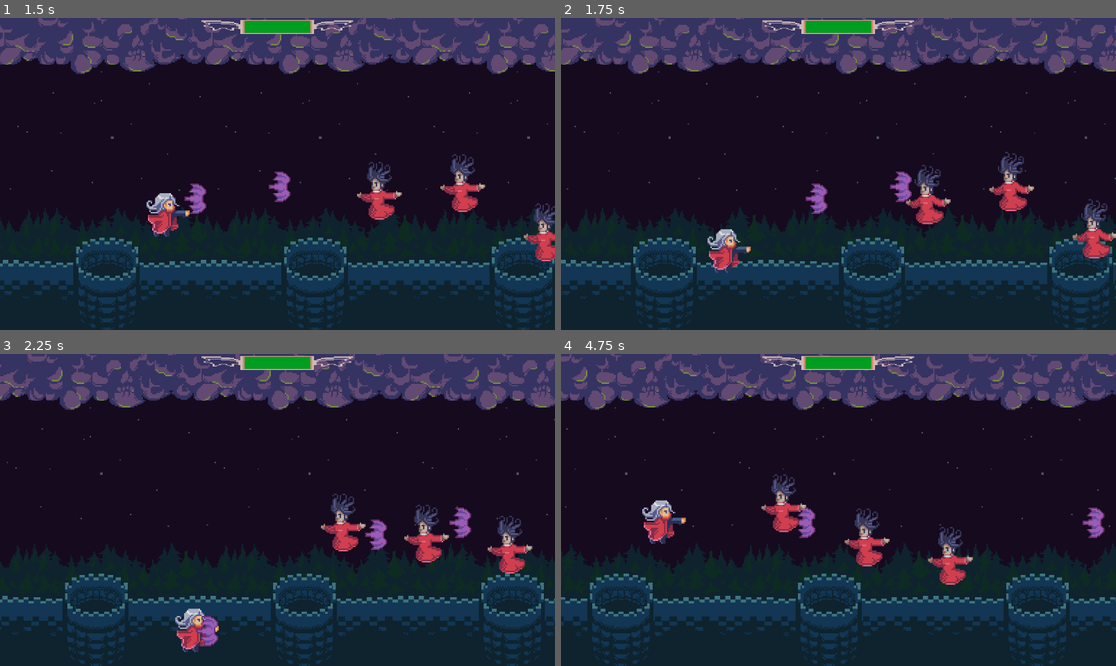
Above: before the commit, frames 1-4 (two rows, left to right).
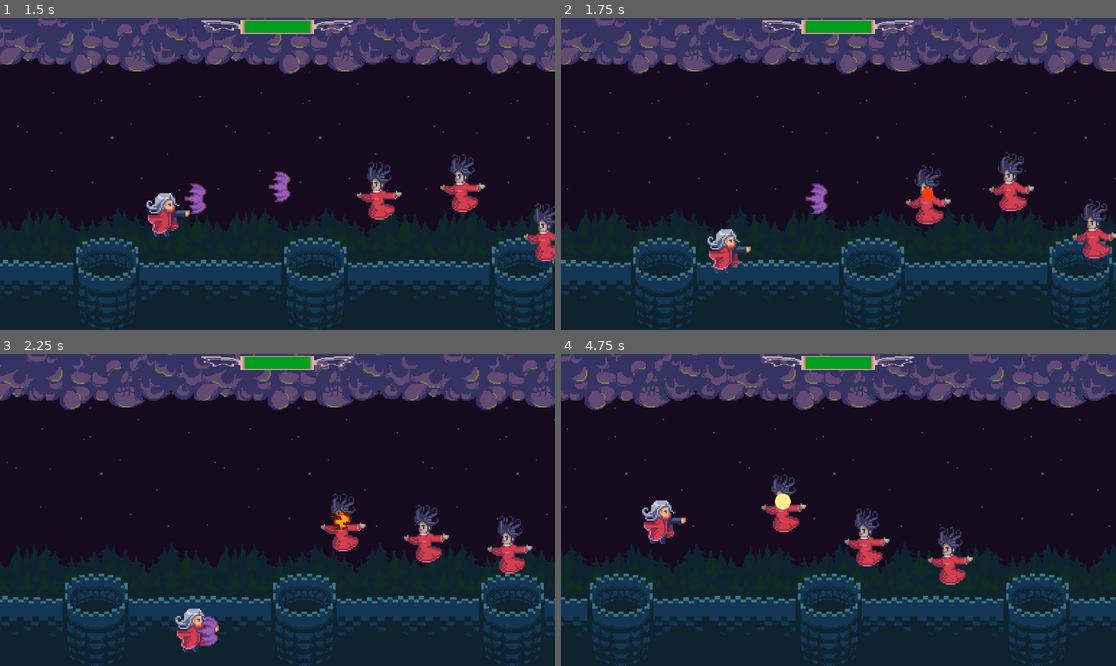
Above: after the commit, the same moments.

Repository: kormitw/30.14-SHMUP
Game: Godot game, scene res://scenes/world.tscn
Same seed, same stepped clock (60 frames per second), same inputs: the game is played once before the commit and once after it.
Inputs:
- Up to frame 1 (1.5 s): hold D (right) 0.53-1.28 s; tap Space (shoot) at 0.6, 1.35 s; hold S (down) from 1.28 s (still down)
- Up to frame 2 (1.75 s): keep holding S (down)
- Up to frame 3 (2.25 s): release S (down) at 2.03 s; hold D (right) from 2.03 s (still down); tap Space (shoot) at 2.1 s
- Up to frame 4 (4.75 s): release D (right) at 2.78 s; hold W (up) 2.78-3.53 s; tap Space (shoot) at 2.85, 3.6, 4.35 s; hold A (left) from 3.53 s (still down)

Frame 1 is identical in both runs. In frame 2, 0.3% of the frame differs, in the area x 59-68%, y 49-60%; in frame 3, 0.7%, in the area x 59-85%, y 49-63%; in frame 4, 0.6%.

Commit message:
updated enemy hit animations and health

Diff:
--- a/scenes/explosion.tscn
+++ b/scenes/explosion.tscn
@@ -1,39 +1,55 @@
 [gd_scene format=3 uid="uid://r742wafvvjyb"]
 
-[ext_resource type="Texture2D" uid="uid://wak33ypxgbtf" path="res://assets/Spooky Shmup/enemy ships/enemy_death.png" id="1_17npe"]
+[ext_resource type="Texture2D" uid="uid://c0gvsuc3e4gvt" path="res://assets/Spooky Shmup/enemy ships/explosion-b.png" id="2_aw4cw"]
 [ext_resource type="Script" uid="uid://cao25k75cuxjd" path="res://scenes/explosion.gd" id="2_nfeox"]
 
 [sub_resource type="AtlasTexture" id="AtlasTexture_nfeox"]
-atlas = ExtResource("1_17npe")
-region = Rect2(0, 0, 48, 48)
+atlas = ExtResource("2_aw4cw")
+region = Rect2(80, 0, 80, 48)
 
 [sub_resource type="AtlasTexture" id="AtlasTexture_aw4cw"]
-atlas = ExtResource("1_17npe")
-region = Rect2(48, 0, 48, 48)
+atlas = ExtResource("2_aw4cw")
+region = Rect2(160, 0, 80, 48)
 
 [sub_resource type="AtlasTexture" id="AtlasTexture_3el85"]
-atlas = ExtResource("1_17npe")
-region = Rect2(96, 0, 48, 48)
+atlas = ExtResource("2_aw4cw")
+region = Rect2(240, 0, 80, 48)
 
 [sub_resource type="AtlasTexture" id="AtlasTexture_hbmxj"]
-atlas = ExtResource("1_17npe")
-region = Rect2(144, 0, 48, 48)
+atlas = ExtResource("2_aw4cw")
+region = Rect2(320, 0, 80, 48)
 
 [sub_resource type="AtlasTexture" id="AtlasTexture_xfoey"]
-atlas = ExtResource("1_17npe")
-region = Rect2(192, 0, 48, 48)
+atlas = ExtResource("2_aw4cw")
+region = Rect2(400, 0, 80, 48)
 
 [sub_resource type="AtlasTexture" id="AtlasTexture_v8gpv"]
-atlas = ExtResource("1_17npe")
-region = Rect2(240, 0, 48, 48)
+atlas = ExtResource("2_aw4cw")
+region = Rect2(480, 0, 80, 48)
 
 [sub_resource type="AtlasTexture" id="AtlasTexture_cun36"]
-atlas = ExtResource("1_17npe")
-region = Rect2(288, 0, 48, 48)
+atlas = ExtResource("2_aw4cw")
+region = Rect2(560, 0, 80, 48)
 
 [sub_resource type="AtlasTexture" id="AtlasTexture_vk406"]
-atlas = ExtResource("1_17npe")
-region = Rect2(336, 0, 48, 48)
+atlas = ExtResource("2_aw4cw")
+region = Rect2(640, 0, 80, 48)
+
+[sub_resource type="AtlasTexture" id="AtlasTexture_4jttm"]
+atlas = ExtResource("2_aw4cw")
+region = Rect2(720, 0, 80, 48)
+
+[sub_resource type="AtlasTexture" id="AtlasTexture_6smmu"]
+atlas = ExtResource("2_aw4cw")
+region = Rect2(800, 0, 80, 48)
+
+[sub_resource type="AtlasTexture" id="AtlasTexture_l208b"]
+atlas = ExtResource("2_aw4cw")
+region = Rect2(880, 0, 80, 48)
+
+[sub_resource type="AtlasTexture" id="AtlasTexture_dvsvq"]
+atlas = ExtResource("2_aw4cw")
+region = Rect2(960, 0, 80, 48)
 
 [sub_resource type="SpriteFrames" id="SpriteFrames_4jttm"]
 animations = [{
@@ -61,16 +77,28 @@
 }, {
 "duration": 1.0,
 "texture": SubResource("AtlasTexture_vk406")
+}, {
+"duration": 1.0,
+"texture": SubResource("AtlasTexture_4jttm")
+}, {
+"duration": 1.0,
+"texture": SubResource("AtlasTexture_6smmu")
+}, {
+"duration": 1.0,
+"texture": SubResource("AtlasTexture_l208b")
+}, {
+"duration": 1.0,
+"texture": SubResource("AtlasTexture_dvsvq")
 }],
 "loop": false,
 "name": &"default",
-"speed": 12.0
+"speed": 8.0
 }]
 
 [node name="explosion" type="AnimatedSprite2D" unique_id=903166244]
-scale = Vector2(3, 3)
+scale = Vector2(2.25, 2.25)
 sprite_frames = SubResource("SpriteFrames_4jttm")
 autoplay = "default"
-frame = 7
+frame = 11
 frame_progress = 1.0
 script = ExtResource("2_nfeox")
--- /dev/null
+++ b/scenes/hit.gd
@@ -0,0 +1,8 @@
+extends AnimatedSprite2D
+
+func _ready():
+	await animation_finished
+	queue_free()
+
+func _on_animation_finished() -> void:
+	pass
--- /dev/null
+++ b/scenes/hit.tscn
@@ -0,0 +1,75 @@
+[gd_scene format=3 uid="uid://ckk4qqfxfapyr"]
+
+[ext_resource type="Texture2D" uid="uid://wak33ypxgbtf" path="res://assets/Spooky Shmup/enemy ships/enemy_death.png" id="1_3e6ij"]
+[ext_resource type="Script" uid="uid://dp60xt036tdku" path="res://scenes/hit.gd" id="2_3e6ij"]
+
+[sub_resource type="AtlasTexture" id="AtlasTexture_1xlq3"]
+atlas = ExtResource("1_3e6ij")
+region = Rect2(0, 0, 48, 48)
+
+[sub_resource type="AtlasTexture" id="AtlasTexture_6u6db"]
+atlas = ExtResource("1_3e6ij")
+region = Rect2(48, 0, 48, 48)
+
+[sub_resource type="AtlasTexture" id="AtlasTexture_1q6yf"]
+atlas = ExtResource("1_3e6ij")
+region = Rect2(96, 0, 48, 48)
+
+[sub_resource type="AtlasTexture" id="AtlasTexture_vfjm1"]
+atlas = ExtResource("1_3e6ij")
+region = Rect2(144, 0, 48, 48)
+
+[sub_resource type="AtlasTexture" id="AtlasTexture_t05de"]
+atlas = ExtResource("1_3e6ij")
+region = Rect2(192, 0, 48, 48)
+
+[sub_resource type="AtlasTexture" id="AtlasTexture_odbip"]
+atlas = ExtResource("1_3e6ij")
+region = Rect2(240, 0, 48, 48)
+
+[sub_resource type="AtlasTexture" id="AtlasTexture_eig36"]
+atlas = ExtResource("1_3e6ij")
+region = Rect2(288, 0, 48, 48)
+
+[sub_resource type="AtlasTexture" id="AtlasTexture_gam65"]
+atlas = ExtResource("1_3e6ij")
+region = Rect2(336, 0, 48, 48)
+
+[sub_resource type="SpriteFrames" id="SpriteFrames_8iffw"]
+animations = [{
+"frames": [{
+"duration": 1.0,
+"texture": SubResource("AtlasTexture_1xlq3")
+}, {
+"duration": 1.0,
+"texture": SubResource("AtlasTexture_6u6db")
+}, {
+"duration": 1.0,
+"texture": SubResource("AtlasTexture_1q6yf")
+}, {
+"duration": 1.0,
+"texture": SubResource("AtlasTexture_vfjm1")
+}, {
+"duration": 1.0,
+"texture": SubResource("AtlasTexture_t05de")
+}, {
+"duration": 1.0,
+"texture": SubResource("AtlasTexture_odbip")
+}, {
+"duration": 1.0,
+"texture": SubResource("AtlasTexture_eig36")
+}, {
+"duration": 1.0,
+"texture": SubResource("AtlasTexture_gam65")
+}],
+"loop": false,
+"name": &"default",
+"speed": 12.0
+}]
+
+[node name="hit" type="AnimatedSprite2D" unique_id=1461427708]
+scale = Vector2(0.33, 0.33)
+sprite_frames = SubResource("SpriteFrames_8iffw")
+autoplay = "default"
+frame_progress = 1.0
+script = ExtResource("2_3e6ij")
--- a/scenes/witch_enemy.gd
+++ b/scenes/witch_enemy.gd
@@ -1,5 +1,6 @@
 extends Area2D
 const EXPLOSION = preload("res://scenes/explosion.tscn")
+const HIT = preload("res://scenes/hit.tscn")
 
 var health = 5
 var speed = 100
@@ -10,10 +11,13 @@
 
 
 func _on_area_entered(area: Area2D) -> void:
-	if area.is_in_group("Projectile"):
-		health -= 1
+	if area.is_in_group("Projectile") or area.is_in_group("player"):
+		area.queue_free()
 		if health == 0:
 			explode()
+		else:
+			health -= 1
+			hit()
 
 
 func explode():
@@ -21,3 +25,8 @@
 		explosion.global_position = global_position
 		add_sibling(explosion)
 		queue_free()
+
+func hit():
+	var hitmark = HIT.instantiate()
+	hitmark.position = Vector2.ZERO
+	add_child(hitmark)
Binary file added: assets/Spooky Shmup/enemy ships/explosion-b.png
Not shown, added: assets/Spooky Shmup/enemy ships/explosion-b.png.import
Not shown, added: scenes/hit.gd.uid
